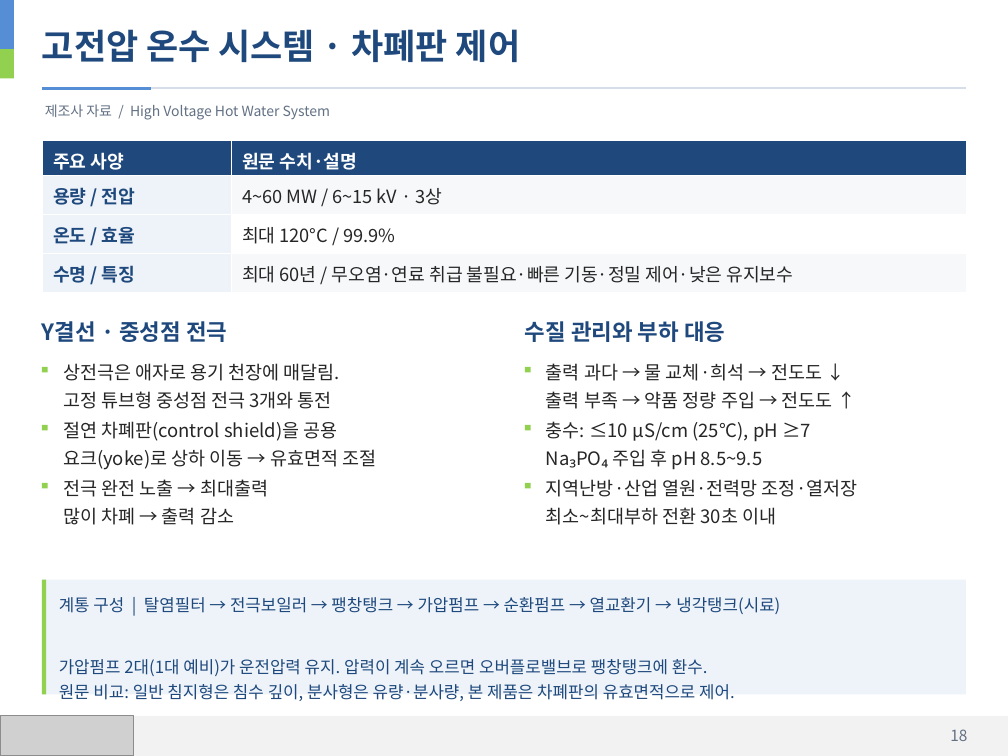
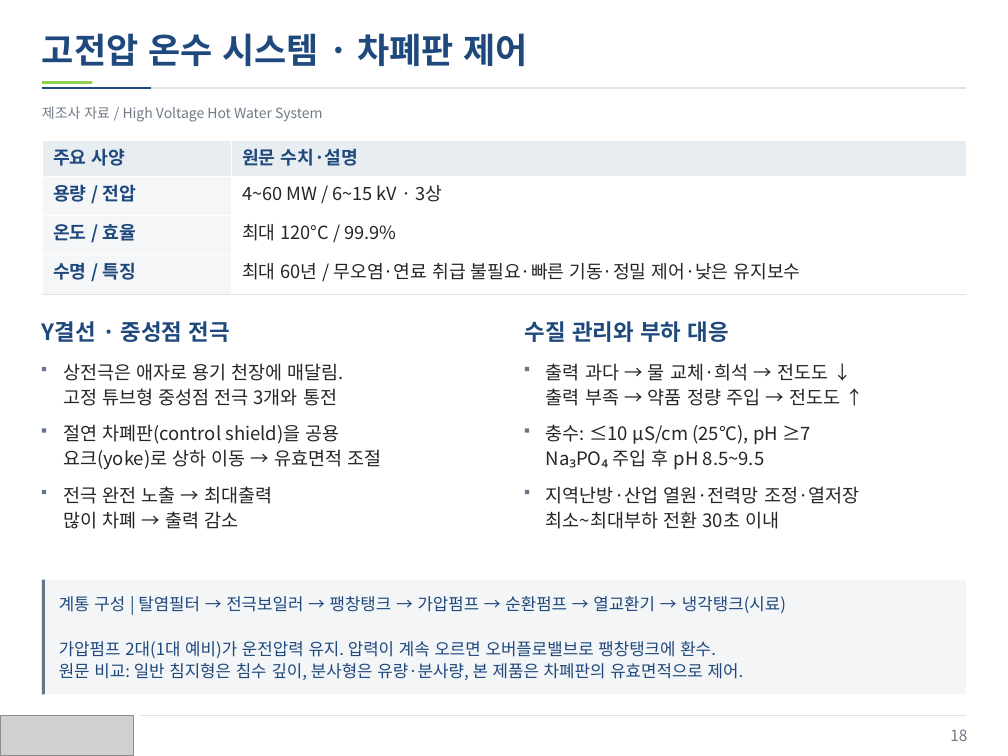
Before and after one commit to jskang5000-arch/my-PPT, a slide deck: slide 18 of KITECH_Boiler.pptx. Drawn at 1008x756 pixels with LibreOffice and Linux fonts; fonts in the diff are those of the drawing; grey boxes stand for pictures. Boxes give left, top, right and bottom in pixels: in the first picture for what was removed or moved away, otherwise in the second. Text is boxed around its words. In the diff, an @@ line names an element or a change of style, - is before the commit and + after.

Commit message:
Refine presentation colors and text alignment

```diff
--- a/KITECH_Boiler.pptx
+++ b/KITECH_Boiler.pptx
@@ text "고전압 온수 시스템 · 차폐판 ..." at (42,33,527,66): line spacing 1.12 to 33.5pt; less space between paragraphs @@
@@ rectangle removed at (0,49,14,79) @@
@@ line (42, 89) - (966, 89): stroke #D6DFE9 1 pt to #DEE3E8 1 pt @@
@@ line (42, 89) - (151, 89): stroke #558ED5 2 pt to #1F497D 1 pt @@
@@ rectangle: place and size @@
-rectangle at (0,0,14,49)
+rectangle at (42,82,93,85)
@@ rectangle at (42,82,93,85): fill #558ED5 to #92D050 @@
@@ text "제조사 자료 / High Voltage ..." at (42,106,323,122): text colour #627184 to #707B87; line spacing 1.12 to 13.4pt; less space between paragraphs @@
@@ table at (42,140,967,294) @@
@@ fill #1F497D to #E8EDF2 in row 1 @@
@@ fill #EDF3F9 to #F5F6F8 in 3 cells @@
@@ fill #F6F8FA to #FFFFFF in 2 cells @@
@@ text colour #FFFFFF to #1F497D in "주요 사양", "원문 수치·설명" @@
@@ line spacing 1.06 to 17.4pt @@
@@ borders changed @@
@@ text "Y결선 · 중성점 전극" at (42,321,229,342): line spacing 1.12 to 21.4pt; less space between paragraphs @@
@@ text "수질 관리와 부하 대응" at (525,321,729,342): line spacing 1.12 to 21.4pt; less space between paragraphs @@
@@ 4 rectangles, 2 texts: place and size @@
-4 rectangles, 2 texts at (42,424,857,525)
+4 rectangles, 2 texts at (42,428,859,529)
@@ fill #92D050 to #65758A in 7 elements at (42,580,45,695), (525,367,529,371), (42,367,46,371), (525,428,529,432), (42,428,46,432), (525,490,529,494), (42,490,46,494) @@
@@ line spacing 1.12 to 17.7pt; less space between paragraphs in 6 elements at (63,363,344,406), (546,363,840,406), (63,424,382,470), (546,424,811,470), (63,486,272,529), (546,486,859,529) @@
@@ rectangle at (42,580,967,695): fill #EDF3F9 to #F3F5F7 @@
@@ text "계통 구성 | 탈염필터 → ..." at (59,596,786,680): line spacing 1.12 to 16.1pt; less space between paragraphs @@
@@ rectangle at (0,716,1008,756): fill #F2F2F2 to #FFFFFF @@
@@ line added from (140, 716) to (966, 716), #DEE3E8 0.6 pt @@
```
Also in this commit, not shown: 33 other slides changed.
